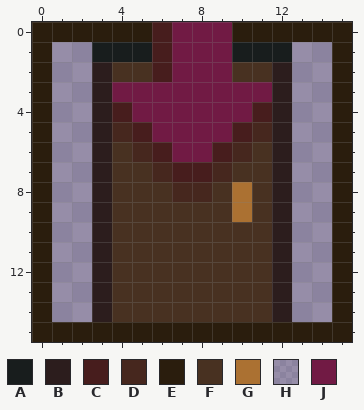
Two versions of one pixel-art sprite, Assets/Resources/UI/cursor_exit.png. The first picture shows the starting point.
The file is 16x16 pixels. Colours within 5 levels of each other are drawn and written as one.
Palette (. is transparent): A #181d1d  B #2c1d1d  C #471d1d  D #46271e  E #2a1d0d  F #483121  G #ab7132  H #1d414b47  J #711a44
Pixels before, first column x 0:
 0 EEEEEECJJJEEEEEE
 1 EHHAAACJJJAAAHHE
 2 EHHBFFCJJJFFBHHE
 3 EHHBJJJJJJJJBHHE
 4 EHHBCJJJJJJCBHHE
 5 EHHBDCJJJJCDBHHE
 6 EHHBFDCJJCDFBHHE
 7 EHHBFFDCCDFFBHHE
 8 EHHBFFFDDFGFBHHE
 9 EHHBFFFFFFGFBHHE
10 EHHBFFFFFFFFBHHE
11 EHHBFFFFFFFFBHHE
12 EHHBFFFFFFFFBHHE
13 EHHBFFFFFFFFBHHE
14 EHHBFFFFFFFFBHHE
15 EEEEEEEEEEEEEEEE
After the commit:
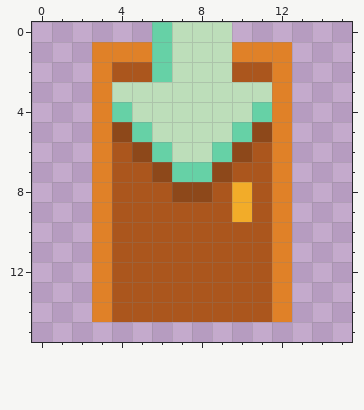
Changes in this commit:
colour B: #2c1d1d -> #e08128
colour C: #471d1d -> #66d1a6
colour D: #46271e -> #8d481a
colour F: #483121 -> #ab561d
colour G: #ab7132 -> #f2ac29
colour J: #711a44 -> #bddeba
Changed rows in their new state; - is a pixel that keeps its letter.
first column x 0:
 0 ......----......
 1 ...BBB----BBB...
 2 ...----------...
 3 ...----------...
 4 ...----------...
 5 ...----------...
 6 ...----------...
 7 ...----------...
 8 ...----------...
 9 ...----------...
10 ...----------...
11 ...----------...
12 ...----------...
13 ...----------...
14 ...----------...
15 ................
